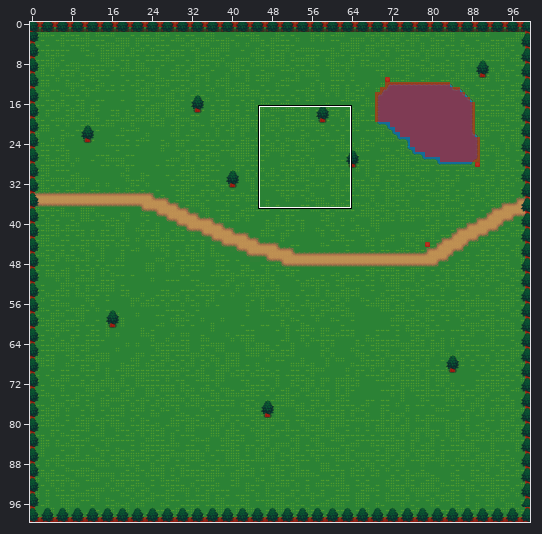
Two states of a Tiled map, ProjectY4/Assets/Resources/Sprites/Map1.tmx. Above, an overview of the earlier version with the close-up marked.
Close-up. As it was:
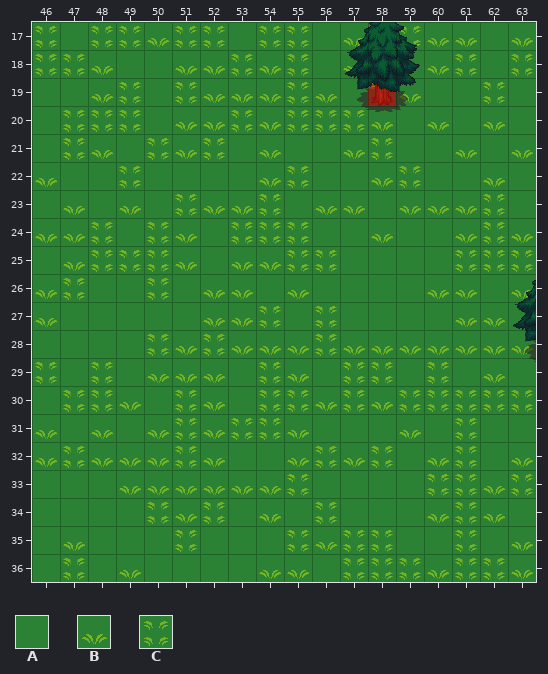
Cells are 32x32 px. Shown: x 46..63, y 17..36. The commit also changed other parts of the map, which this record leaves out.
Key: from "terrain_atlas": A 800, B 801, C 802.
_ is an empty cell, # one hidden under a higher layer.
Layers that did not change in this view are not listed.
Layer "Grass" before, first column x 46:
17 CACCBCCACCABACBBAB
18 CCBAABBCBCAB#ABCAC
19 AABCACBBBCBACBAACA
20 ACCCABBCBCCCBABABA
21 ACBACBCABAABCAABAB
22 BAACAAAABCAABCAABA
23 ABABACBBCABBABBBCA
24 BBCACBACCCAABAABCB
25 ABCCCBABBCCAAAACCC
26 BCAACABBABAAAABBAB
27 BAAAAABBCACAAAABBA
28 AAAACBCBBBCBBBBBBB
29 CACABBBACBACCACABA
30 ACCBACBACCBCBCCCCC
31 BABABCBCCBAAABACAA
32 BCBBBCBAABCBCABCAB
33 AAABBBBBBCAAAACCBC
34 AAAACBCABACAAABCBA
35 ABAAACAAACBCCAACAB
36 ACABAAAABBACCCBCCB
And afterwards:
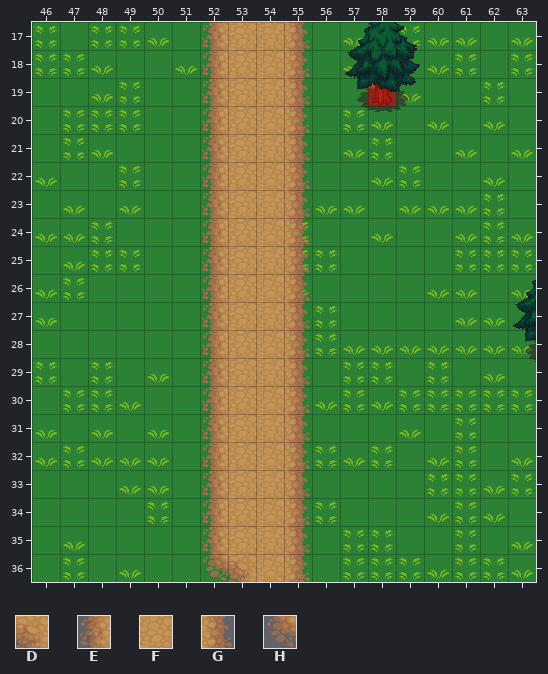
Further tiles: from "terrain_atlas": D 17, E 111, F 112, G 113, H 143.
Changes in this commit:
Changed rows in their new state; . is an unchanged cell.
Layer "Grass":
first column x 50:
17 .AA.#A.
18 ..A##A.
19 .AA##AA
20 .AA##AA
21 AAA.#..
22 ....#A.
23 .AA##..
24 AA.##..
25 AA.##..
26 A.A#...
27 ..A##..
28 AAA##A.
29 .AA.#A.
30 .AA.#A.
31 .AA##A.
32 .AA..A.
33 .AA##A.
34 .AA.#..
35 .A...AA
36 ....#A.
Layer "Path":
first column x 52:
17 EFFG
18 EFFG
19 EFFG
20 EFFG
21 EFFG
22 EFFG
23 EFFG
24 EFFG
25 EFFG
26 EFFG
27 EFFG
28 EFFG
29 EFFG
30 EFFG
31 EFFG
32 EFFG
33 EFFG
34 EFFG
35 EFFG
36 HDFG
Pixel boxes of the changes (left, top, right, bottom) in both close-ups:
changed: (147, 22, 337, 582)
